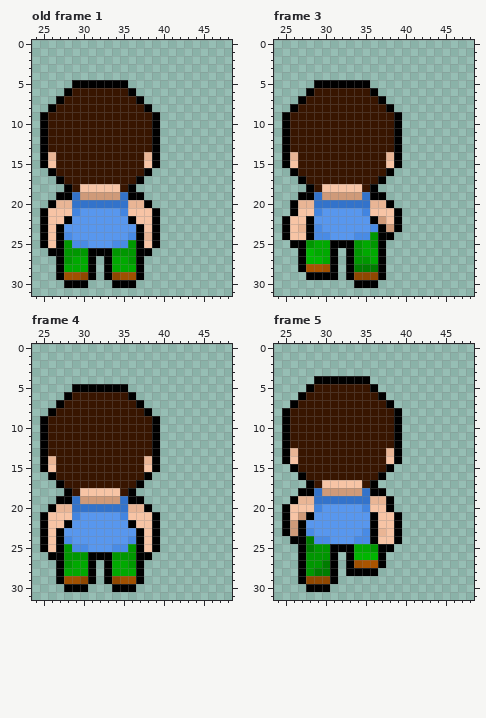
Pixel-art file, stored at aseprite/chars/MC/MC.aseprite. Above: the version before the commit.
64x32 pixels, 6 frames. Shown: old frame 1: x 24..48, y 0..31; frame 3: x 24..48, y 0..31; frame 4: x 24..48, y 0..31; frame 5: x 24..48, y 0..31. The commit also changed other frames, which this record leaves out.
After the commit:
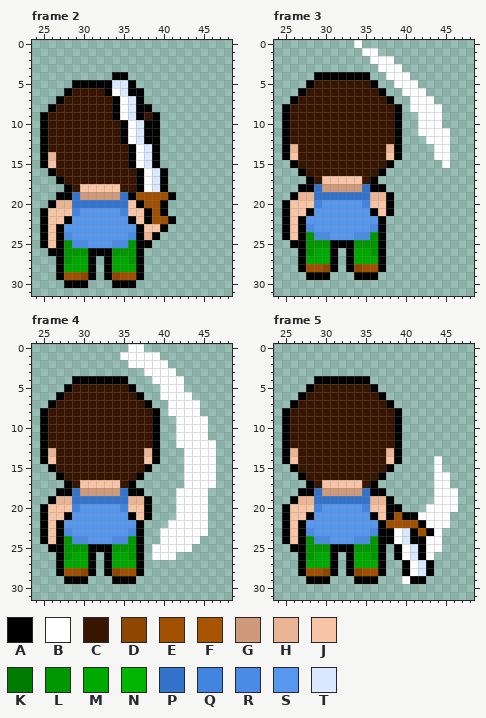
Palette (. is transparent): A #000000  B #ffffff  C #381500  D #8f4700  E #a05000  F #a95400  G #cf9a79  H #e9b595  J #f7c4a5  K #007d00  L #009700  M #00a900  N #00b600  P #3373cb  Q #4285e1  R #498be5  S #5897ee  T #dae9ff
A new or re-ordered frame is compared with the old frame closest to it.
Changes in this commit:
layer "up" now hidden
layer "attack_up" now shown
frames re-ordered
Changed rows in their new state; - is an unchanged pixel.
Frame 2 against old frame 1:
first column x 33:
 4 -AA------
 5 -TTA-----
 6 ABT-A----
 7 -ABT-----
 8 -ABTA----
 9 -ABTA----
10 --ABTA---
11 --ABTA---
12 --ABTA---
13 ---ABT---
14 ---ABT---
15 ---ABT---
16 ----ABTA-
17 -----BTA-
18 ---CABTA-
19 ----EEEEA
20 ---JAEEA-
21 -----AEA-
22 -----AEEA
23 ------JA-
25 -----A.--
26 -----.---
Frame 3:
first column x 25:
 0 ---------B-----------
 1 ----------BB---------
 2 -----------BBB-------
 3 ------------BBB------
 4 ----AAAAAAA--BBB-----
 5 ---ACCCCCCCA--BBB----
 6 --AC-------CA--BBB---
 7 -AC---------CA--BBB--
 8 AC-----------CA-BBBB-
 9 -----------------BBB-
10 -----------------BBB-
11 -----------------BBBB
12 ------------------BBB
13 -H-----------H-----BB
14 -J-----------J-----BB
15 .A-----------A.-----B
16 -.A---------A.-------
17 --.A-JJJJJ-A.--------
18 --A-PGGGGGP-A--------
19 -AHH-PPPPP-HHA-------
20 AJJJQSSSSSQJJ--------
21 AJ-AS-----SA-A.------
22 --AS-------SA..------
23 --ARS--------..------
24 --AL---------.-------
25 ----LL----L----------
26 ---L-----M-L---------
27 ---MM----MM----------
28 ---EED---DEE---------
29 ------.-.AAA.--------
30 ---------...---------
Frame 4:
first column x 25:
 0 -----------BB---------
 1 ----------BBBBB-------
 2 -----------BBBBB------
 3 -------------BBBB-----
 4 ----AAAAAAA---BBBB----
 5 ---ACCCCCCCA---BBB----
 6 --AC-------CA--BBBB---
 7 -AC---------CA--BBBB--
 8 AC-----------CA-BBBB--
 9 -----------------BBBB-
10 -----------------BBBB-
11 -----------------BBBB-
12 -----------------BBBBB
13 -H-----------H----BBBB
14 -J-----------J----BBBB
15 .A-----------A.---BBBB
16 -.A---------A.----BBBB
17 --.A-JJJJJ-A.-----BBBB
18 --A-PGGGGGP-A----BBBB-
19 -AHH-PPPPP-HHA---BBBB-
20 AJJJQSSSSSQJJ----BBBB-
21 ---AS-----SA-A.--BBBB-
22 --AS-------SA..-BBBBB-
23 ---R-------R-..BBBBBB-
24 ---LRR---RRL-..BBBBB--
25 .A--LLAAALL--.BBBBB---
26 -.--MM-.-MM--.BBB-----
27 ---M-------M----------
28 ---EED---DEE----------
29 --.AAA.-.AAA.---------
30 ---...---...----------
Frame 5:
first column x 25:
14 -------------------B--
15 -------------------B--
16 -------------------BB-
17 -------------------BB-
18 -------------------BBB
19 -------------------BBB
20 --------------A---BBBB
21 --J----------AEAABBBB-
22 -J---------SAEEEEABBB-
23 -J--------SRAABTAEAB--
24 AJ-L-------LAABTAABB--
25 -A-L-----LL--.ABTABB--
26 ----MM---MML--ABTAB---
27 ---MMM---MMM---ABTA---
28 ---EED---DEEA--ABTA---
29 --.AAA.--AAA---BAA----
30 ---...----------------
